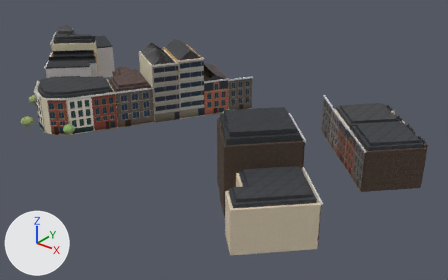
Renders of the glTF model viewer/districts/2020-kiel/chunks/c_0_-5.glb from each side of a commit.
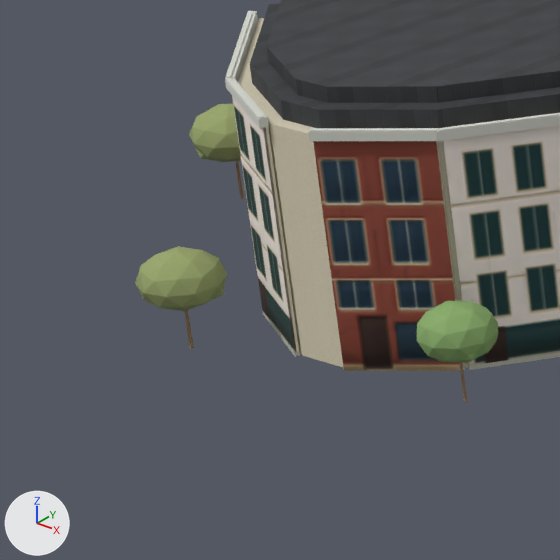
The first picture shows the older version from a camera (50 mm lens) standing at (301.7, -1152.0, 68.1) and looking at (214.6, -1043.0, 0.6). The close-ups show the older and then the newer version on the part from 0% to 19% of the width and 28% to 58% of the height of that picture. Only the edits that show in the close-ups are written down. Arrows for +X, +Y and +Z are at lower left; the lights stay in place. Where no turn or scale is listed for an object, it has been applied to the vertices.

In view in the first close-up: 'bldg_518861058', 'bldg_518861058_facade0', 'bldg_518861058_facade1', 'bldg_518861058_facade2', 'bldg_518861058_facade3', 'bldg_518861058_roof_a', 'bldg_518861058_roof_b', 'tree_5262', 'tree_ornamental_1', 'tree_ornamental_1.001'.
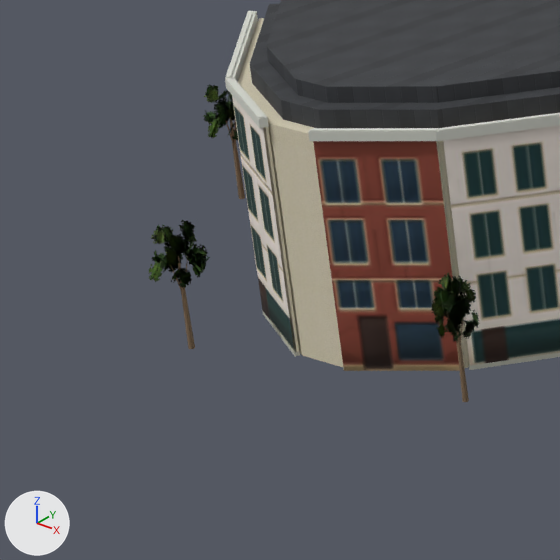
Pixel boxes [x1, y1, x2, y2] of what changed, in the close-ups (560 x 560 px):
'tree_ornamental_1.001', deleted (green): before [135, 246, 227, 349]
'tree_5262', deleted (green): before [417, 301, 498, 402]
'tree_ornamental_young.002', added: after [149, 220, 210, 349]
'tree_ornamental_1', deleted (green): before [189, 103, 244, 199]
'tree_ornamental_young', added: after [431, 273, 479, 402]
'tree_ornamental_young.001', added: after [202, 84, 245, 199]

Edits to the bpy script that builds the scene:
```text
Add img_leaf_atlas:
    img_leaf_atlas = load_image('leaf_atlas', '_unpacked/leaf_atlas', 512, 512, 'sRGB')
Add mat_canopy_tree:
    mat_canopy_tree = bpy.data.materials.new('canopy_tree')
    # uses the picture img_leaf_atlas
Add me_tree_ornamental_young:
    me_tree_ornamental_young.from_pydata(...)  # 257 vertices, 154 faces; spans x -0.66..0.66, y -0.57..0.57, z -1.0..1.0
    me_tree_ornamental_young.materials.append(mat_canopy_tree)
Remove ob_tree_5262:
    ob_tree_5262 = bpy.data.objects.new('tree_5262', me_tree_ornamental_0)
    ob_tree_5262.location = (183.35, -1066.03, 2.01)
Remove ob_tree_ornamental_1:
    ob_tree_ornamental_1 = bpy.data.objects.new('tree_ornamental_1', me_tree_ornamental_1)
    ob_tree_ornamental_1.parent = ob_trees_0__5
    ob_tree_ornamental_1.location = (-56.09, -16.7, 2.078)
    ob_tree_ornamental_1.rotation_euler = (0.0, 0.0, -2.011)  # degrees (0, 0, -115)
    ob_tree_ornamental_1.scale = (1.78, 1.78, 2.26)
Remove ob_tree_ornamental_1_001:
    ob_tree_ornamental_1_001 = bpy.data.objects.new('tree_ornamental_1.001', me_tree_ornamental_1)
    ob_tree_ornamental_1_001.parent = ob_trees_0__5
    ob_tree_ornamental_1_001.location = (-45.12, -27.06, 2.055)
    ob_tree_ornamental_1_001.rotation_euler = (0.0, 0.0, -2.532)  # degrees (0, 0, -145)
    ob_tree_ornamental_1_001.scale = (1.71, 1.71, 2.23)
Add ob_tree_ornamental_young_002:
    ob_tree_ornamental_young_002 = bpy.data.objects.new('tree_ornamental_young.002', me_tree_ornamental_young)
    ob_tree_ornamental_young_002.parent = ob_trees_0__5
    ob_tree_ornamental_young_002.location = (-45.09, -27.09, 2.801)
    ob_tree_ornamental_young_002.rotation_euler = (0.0, 0.0, -2.532)  # degrees (0, 0, -145)
    ob_tree_ornamental_young_002.scale = (2.05, 2.05, 2.8)
Add ob_tree_ornamental_young_001:
    ob_tree_ornamental_young_001 = bpy.data.objects.new('tree_ornamental_young.001', me_tree_ornamental_young)
    ob_tree_ornamental_young_001.parent = ob_trees_0__5
    ob_tree_ornamental_young_001.location = (-56.05, -16.71, 2.832)
    ob_tree_ornamental_young_001.rotation_euler = (0.0, 0.0, -2.011)  # degrees (0, 0, -115)
    ob_tree_ornamental_young_001.scale = (2.11, 2.11, 2.83)
Add ob_tree_ornamental_young:
    ob_tree_ornamental_young = bpy.data.objects.new('tree_ornamental_young', me_tree_ornamental_young)
    ob_tree_ornamental_young.parent = ob_trees_0__5
    ob_tree_ornamental_young.location = (-33.01, -23.48, 2.743)
    ob_tree_ornamental_young.rotation_euler = (0.0, 0.0, 2.796)  # degrees (0, 0, 160)
    ob_tree_ornamental_young.scale = (1.9, 1.9, 2.74)
```
